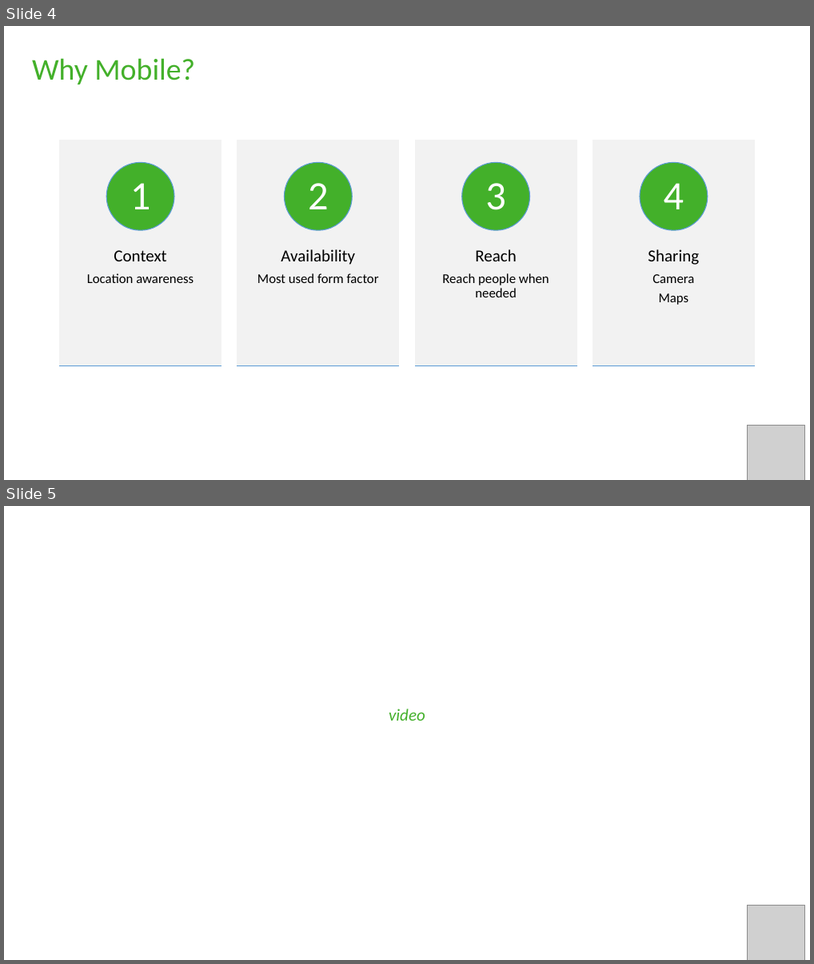
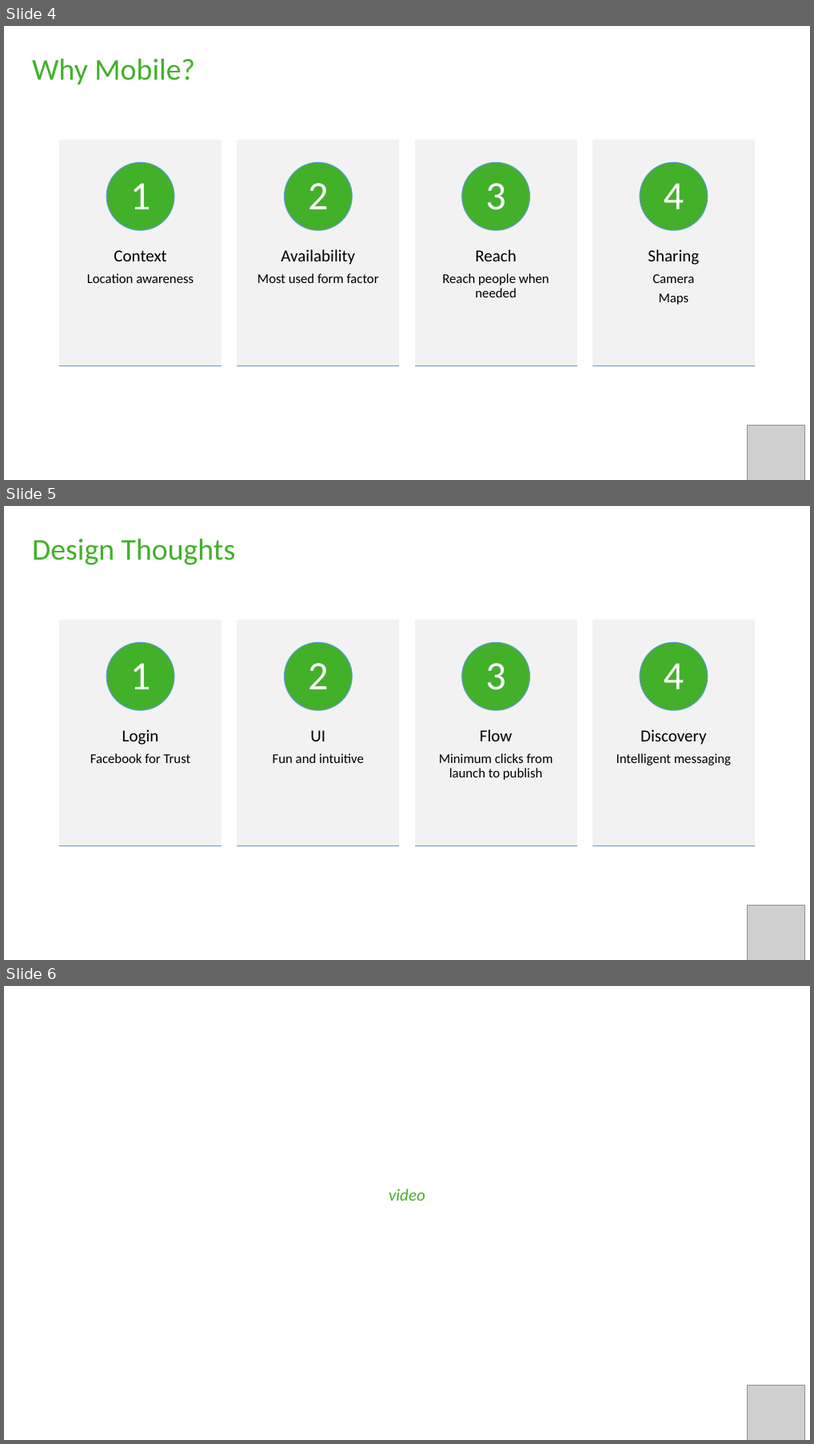
Before and after one commit to Codepath-Sep-2017-Group-16/ShopperPro, a slide deck: Presentation/Presentation.pptx. Shown one above the other, each under a label of ours: slides 4 and 5 before the commit, slides 4, 5 and 6 after it. The pictures are 814x964 and 814x1444 pixels, drawn with LibreOffice and Linux fonts; fonts in the diff are those of the drawing; grey boxes stand for pictures. Boxes give left, top, right and bottom in pixels: in the first picture for what was removed or moved away, otherwise in the second. Text is boxed around its words. In the diff, an @@ line names an element or a change of style, - is before the commit and + after.

```diff
--- a/Presentation/Presentation.pptx
+++ b/Presentation/Presentation.pptx
@@ slide 5 added at bbox=[4, 506, 810, 960], background #FFFFFF @@
@@ text added at bbox=[32, 538, 236, 565], 36 pt, text #43B02A @@
+Design Thoughts
@@ group added at bbox=[60, 620, 754, 846]: 8 rectangles, 8 texts, 4 ellipses @@
+Login
+Facebook for Trust
+1
+UI
+Fun and intuitive
+2
+Flow
+Minimum clicks from launch to publish
+3
+Discovery
+Intelligent messaging
+4
@@ picture added at bbox=[748, 904, 806, 960] @@
@@ what was slide 5 is now slide 6 @@
```
Also in this commit, not shown: 1 other slide added, 1 slide removed.
